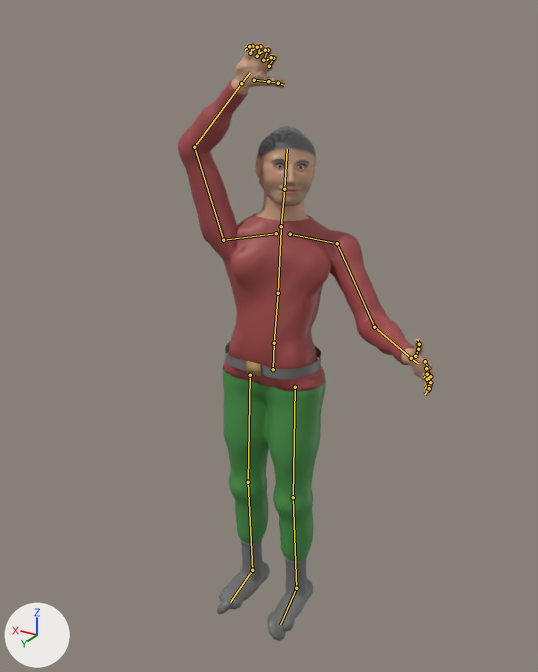
The glTF model assets/models/creatures/player_m_buzz.glb: old version first, new version second.
Camera for both pictures: a 50 mm lens placed at (-1.15, 1.94, 2.07), pointed at (-0.06, 0.13, 1.16). Every picture has the same lights, and +X, +Y and +Z are marked at lower left. The older version comes first. Both versions are drawn at frame 1 of the action 'swing'; the numbers are the values there. The bones that change, and the others that lie on the model, are drawn over the model as lines.

Names of what the first picture shows: 'player_m_buzz'.
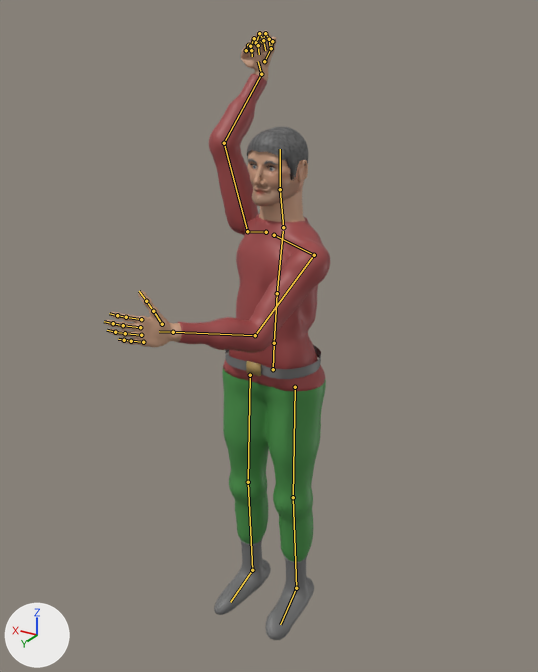
The change in detail:
Bone 'spine' (bone_spine) turns from (-6, 10, -1) to (-2, -10, 0) degrees about its own x, y and z.
Bone 'chest' (bone_chest) turns from (0, 28, 2) to (-2, -15, 0) degrees about its own x, y and z.
Bone 'upper_arm.L' (bone_upper_arm_l) turns from (32, -8, -20) to (41, 10, -34) degrees about its own x, y and z.
Bone 'forearm.L' (bone_forearm_l) turns from (47, 0, 0) to (53, 0, 0) degrees about its own x, y and z.
Bone 'upper_arm.R' (bone_upper_arm_r) turns from (1, 58, -120) to (165, 10, 47) degrees about its own x, y and z.
Bone 'forearm.R' (bone_forearm_r) turns from (52, 0, 0) to (42, 0, 0) degrees about its own x, y and z.
Bone 'hand.R' (bone_hand_r) turns from (0, 0, 0) to (-48, 0, 0) degrees about its own x, y and z.
Bone 'index.01.R' (bone_index_01_r) turns from (0, 0, 34) to (0, 0, 62) degrees about its own x, y and z.
Bone 'index.02.R' (bone_index_02_r) turns from (0, 0, 45) to (0, 0, 81) degrees about its own x, y and z.
Bone 'middle.01.R' (bone_middle_01_r) turns from (0, 0, 34) to (0, 0, 62) degrees about its own x, y and z.
Bone 'middle.02.R' (bone_middle_02_r) turns from (0, 0, 45) to (0, 0, 81) degrees about its own x, y and z.
Bone 'pinky.01.R' (bone_pinky_01_r) turns from (0, 0, 38) to (0, 0, 68) degrees about its own x, y and z.
Bone 'pinky.02.R' (bone_pinky_02_r) turns from (0, 0, 49) to (0, 0, 89) degrees about its own x, y and z.
Bone 'ring.01.R' (bone_ring_01_r) turns from (0, 0, 36) to (0, 0, 65) degrees about its own x, y and z.
Bone 'ring.02.R' (bone_ring_02_r) turns from (0, 0, 47) to (0, 0, 85) degrees about its own x, y and z.
Bone 'thumb.01.R' (bone_thumb_01_r) turns from (1, 0, 7) to (-9, 0, 33) degrees about its own x, y and z.
Bone 'thumb.02.R' (bone_thumb_02_r) turns from (2, 0, 15) to (-13, 0, 41) degrees about its own x, y and z.
Bone 'head' (bone_head) turns from (0, 0, 0) to (3, 19, 1) degrees about its own x, y and z.

Boxes [x1, y1, x2, y2] around the edits, measured in the pictures (538 x 672 px):
'player_m_buzz', posed (12% narrower)
    before: [178, 42, 435, 641]
    after: [105, 30, 330, 640]
bone 'spine', root to tip
    before: (274, 343) to (278, 293)
    after: (274, 343) to (277, 293)
bone 'chest', root to tip
    before: (278, 293) to (281, 229)
    after: (277, 293) to (283, 231)
bone 'upper_arm.L', root to tip
    before: (337, 243) to (374, 327)
    after: (314, 255) to (255, 335)
bone 'forearm.L', root to tip
    before: (374, 327) to (411, 358)
    after: (255, 335) to (173, 332)
bone 'upper_arm.R', root to tip
    before: (223, 240) to (194, 147)
    after: (247, 231) to (224, 143)
bone 'forearm.R', root to tip
    before: (194, 147) to (241, 83)
    after: (224, 143) to (261, 74)
bone 'hand.R', root to tip
    before: (241, 83) to (250, 72)
    after: (261, 74) to (258, 61)
bone 'index.01.R', root to tip
    before: (269, 66) to (273, 58)
    after: (262, 41) to (265, 33)
bone 'index.02.R', root to tip
    before: (273, 58) to (271, 57)
    after: (265, 33) to (269, 39)
bone 'middle.01.R', root to tip
    before: (263, 60) to (268, 50)
    after: (256, 43) to (259, 33)
bone 'middle.02.R', root to tip
    before: (268, 50) to (265, 50)
    after: (259, 33) to (263, 40)
bone 'pinky.01.R', root to tip
    before: (250, 53) to (252, 46)
    after: (246, 50) to (248, 45)
bone 'pinky.02.R', root to tip
    before: (252, 46) to (249, 46)
    after: (248, 45) to (251, 50)
bone 'ring.01.R', root to tip
    before: (257, 56) to (260, 46)
    after: (250, 46) to (254, 38)
bone 'ring.02.R', root to tip
    before: (260, 46) to (257, 47)
    after: (254, 38) to (258, 45)
bone 'thumb.01.R', root to tip
    before: (254, 80) to (268, 81)
    after: (264, 61) to (271, 48)
bone 'thumb.02.R', root to tip
    before: (268, 81) to (278, 83)
    after: (271, 48) to (272, 41)
bone 'head', root to tip
    before: (284, 189) to (287, 149)
    after: (280, 189) to (280, 149)
